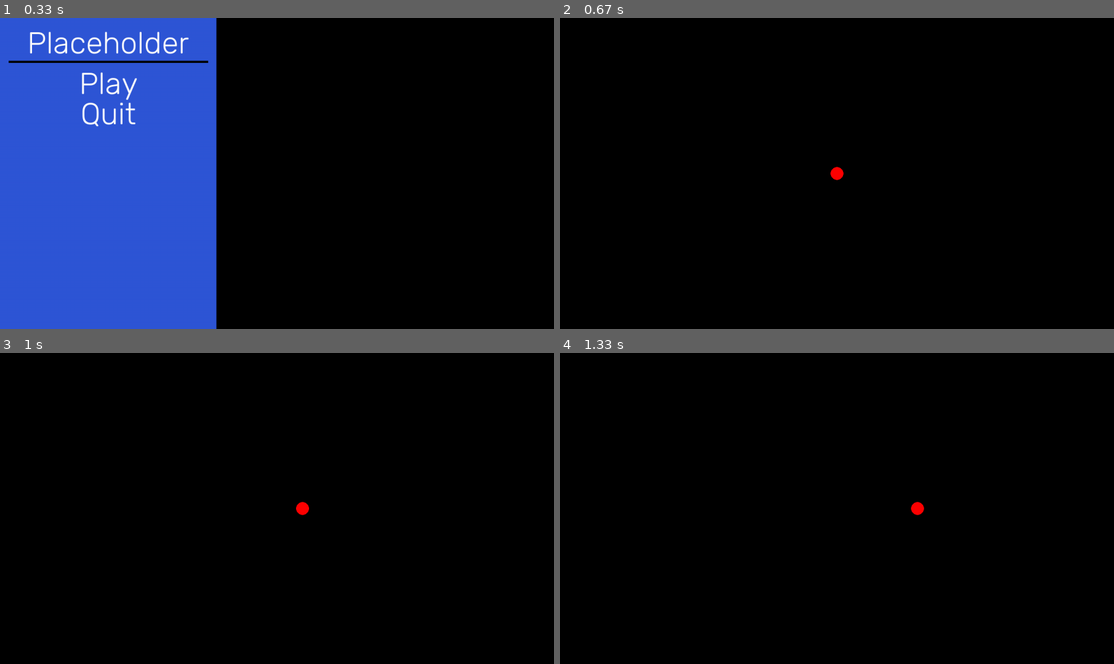
Above: before the commit, frames 1-4 (two rows, left to right).
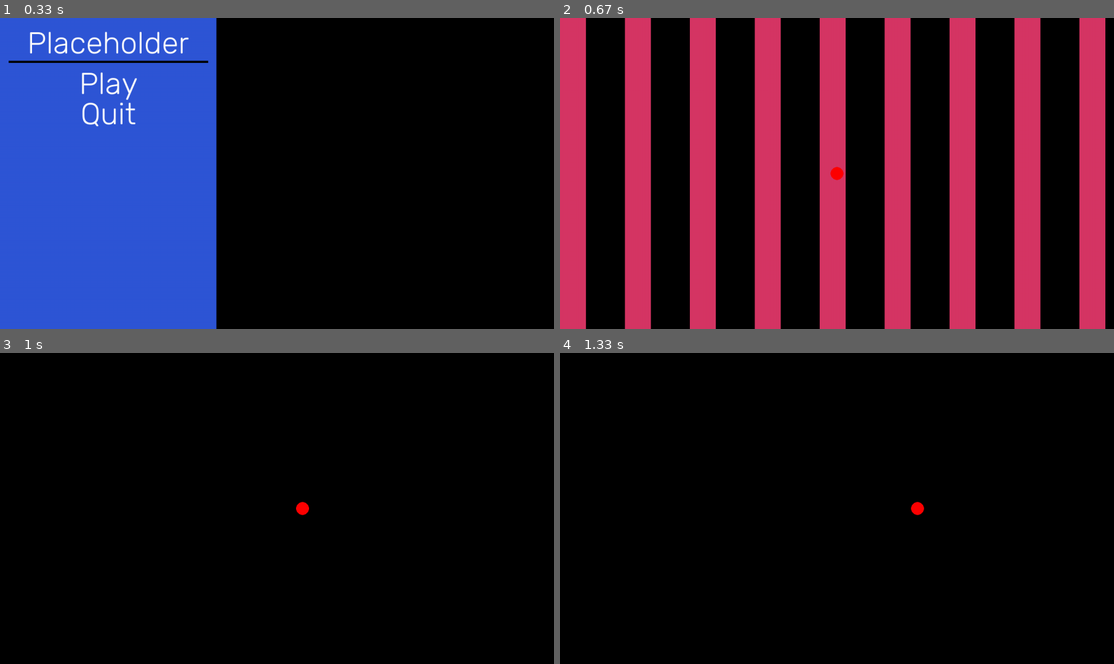
Above: after the commit, the same moments.

Repository: 5Stygian/pygame
Game: pygame game, started from main.py
Same seed, same stepped clock (60 frames per second), same inputs: the game is played once before the commit and once after it.
Inputs (mouse positions are in pixels of both pictures, inside the frame that each line leads up to):
- Up to frame 1 (0.33 s): no input
- Up to frame 2 (0.67 s): click (665, 83) at 0.38 s
- Up to frame 3 (1 s): hold D from 0.83 s (still down)
- Up to frame 4 (1.33 s): release D at 1.3 s

Frame 1 is identical in both runs. In frame 2, 43% of the frame differs, in the area x 0-99%, y 0-100%; in frame 3, nothing differs; in frame 4, nothing differs.

Commit message:
more sprites

Diff:
--- a/main.py
+++ b/main.py
@@ -102,7 +102,7 @@
     def vert_lines_fullscreen(self, color):
         # vlfs = vertical lines fullscreen
         for i in range(10):
-            self.vlfs = pygame.rect.Rect(150*i, 0, 40, screen_dims[1])
+            self.vlfs = pygame.rect.Rect(150*i, 0, 60, screen_dims[1])
             pygame.draw.rect(screen, color, self.vlfs)
 
         if debug_mode == True:
@@ -166,9 +166,10 @@
     screen.fill("black")
 
     # killbox spawning
-    killbox_spawn = random.randrange(1,10001)
-    if killbox_spawn in range(1, 100):
-        Killbox("red", 40, screen_dims[1]).vert_lines_fullscreen("red")
+    if on_main_menu == False:
+        killbox_spawn = random.randrange(1,10001)
+        if killbox_spawn in range(1, 100):
+            vlfs = Killbox("red", 60, screen_dims[1]).vert_lines_fullscreen((214,54,101))
 
     # player start
     # loads the player when a difficulty is selected
